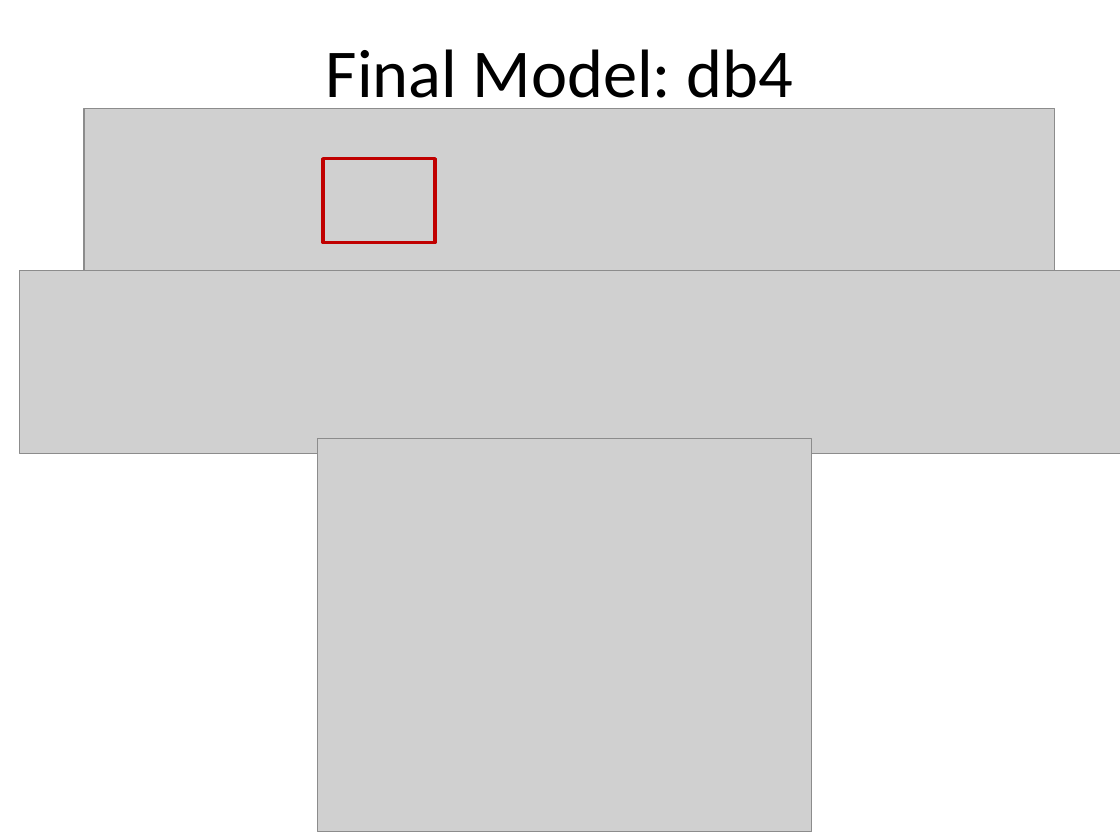
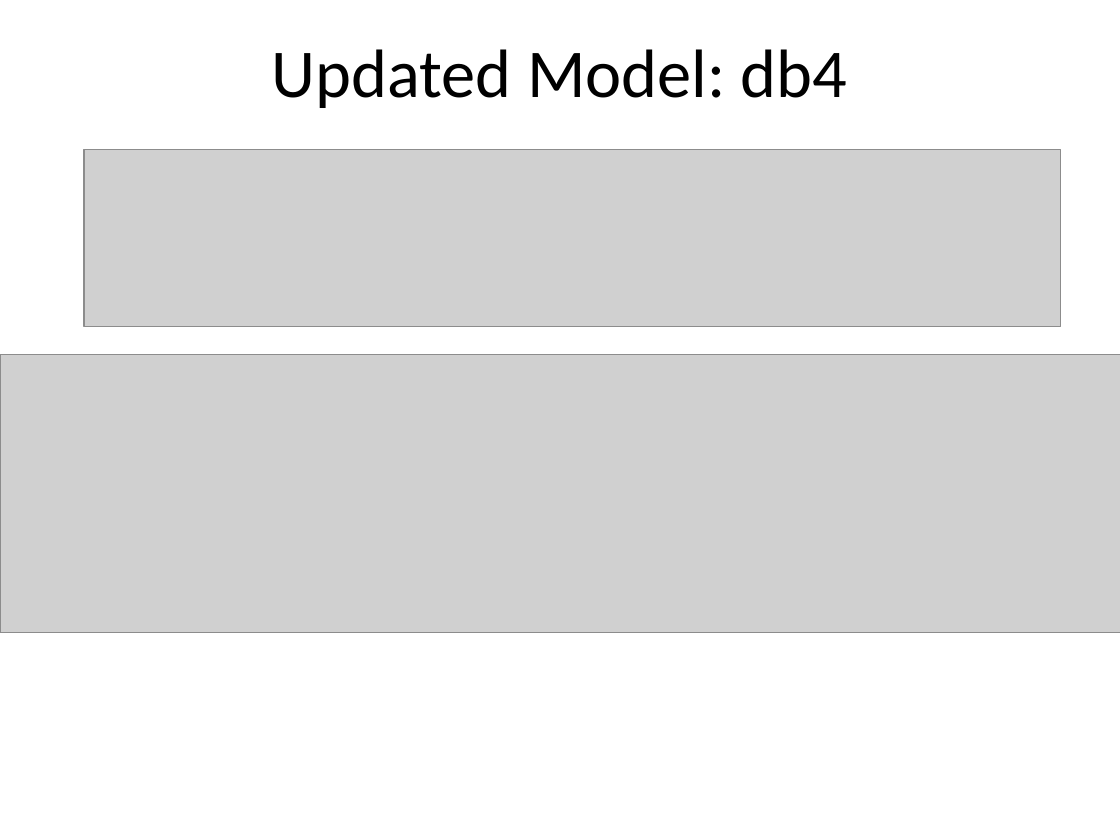
Before and after one commit to kdahlquist/DahlquistLab, a slide deck: slide 7 of data/Spring2017/15-gene_networks_analysis/db1-db6_Multiple-Regression_BK20170329.pptx (slide 5 before the commit). Drawn at 1120x840 pixels with LibreOffice and Linux fonts; fonts in the diff are those of the drawing; grey boxes stand for pictures. Boxes give left, top, right and bottom in pixels: in the first picture for what was removed or moved away, otherwise in the second. Text is boxed around its words. In the diff, an @@ line names an element or a change of style, - is before the commit and + after.

```diff
--- a/data/Spring2017/15-gene_networks_analysis/db1-db6_Multiple-Regression_BK20170329.pptx
+++ b/data/Spring2017/15-gene_networks_analysis/db1-db6_Multiple-Regression_BK20170329.pptx
@@ title at [272,49,847,108]: text changed @@
-Final Model: db4
+Updated Model: db4
@@ picture: place and size @@
-picture at [84,109,1055,271]
+picture at [84,149,1061,326]
@@ rectangle removed at [323,159,435,243] @@
@@ picture removed at [20,271,1120,455] @@
@@ picture added at [0,355,1120,633] @@
@@ picture removed at [317,439,812,832] @@
```
Also in this commit, not shown: 6 other slides changed, 4 slides added, 1 slide removed.
